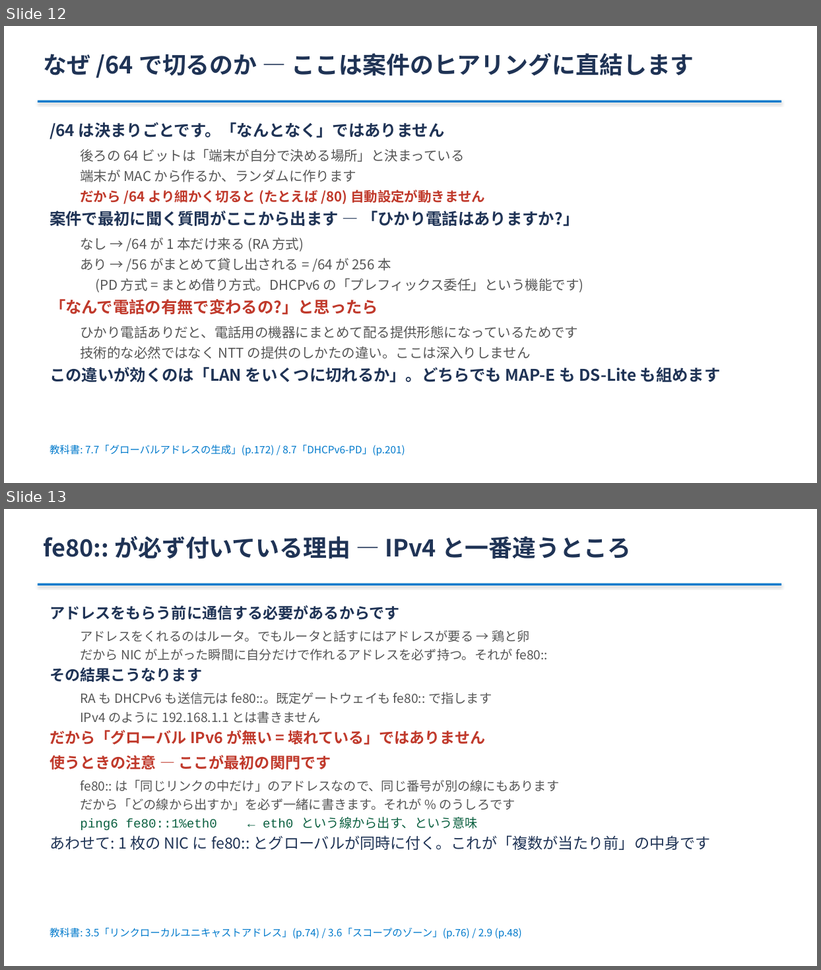
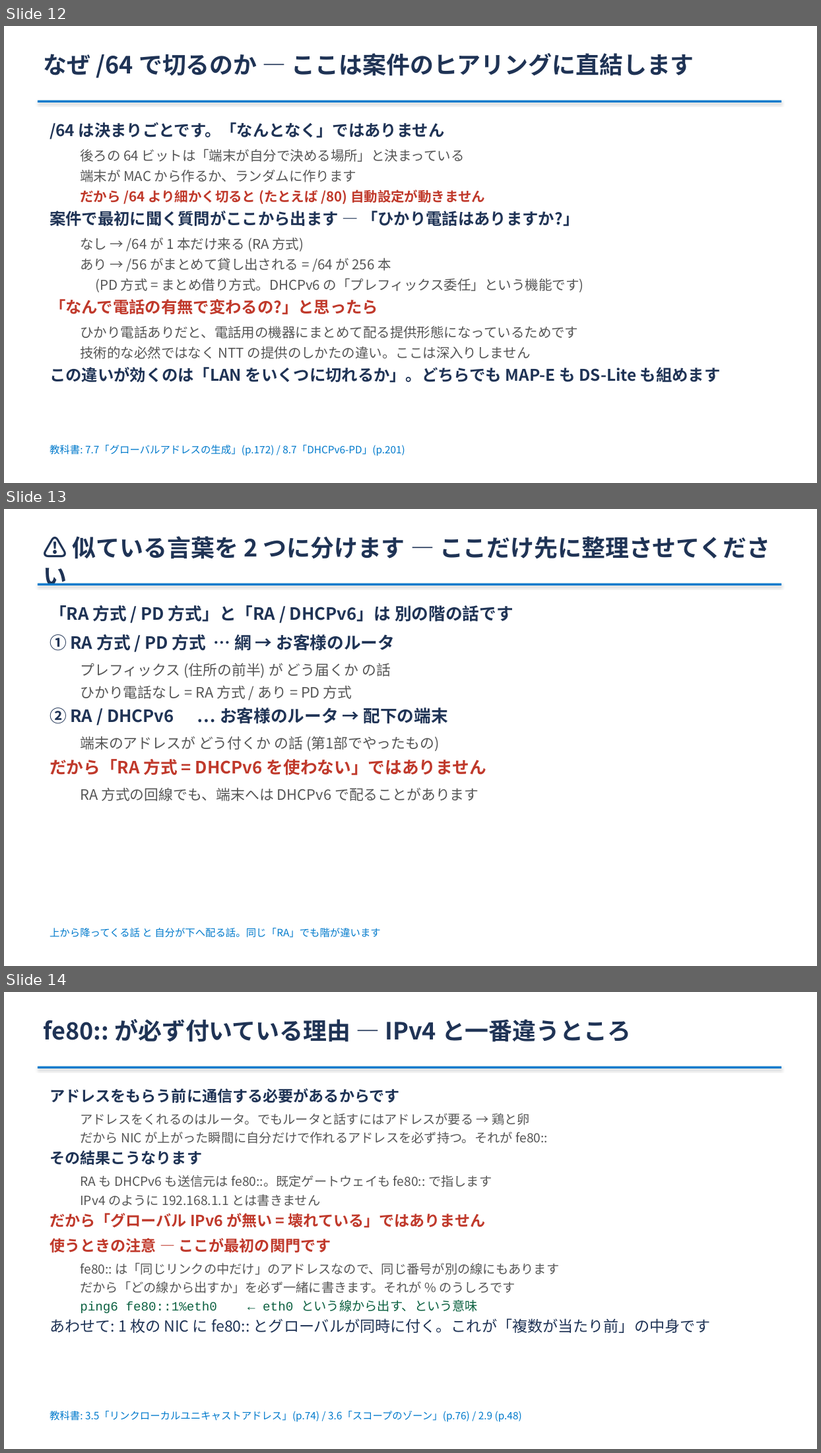
Before and after one commit to ginchankawaii/claude-code-book-template, a slide deck: docs/ipoe-lab/slides/setsumeikai.pptx. Shown one above the other, each under a label of ours: slides 12 and 13 before the commit, slides 12, 13 and 14 after it. The pictures are 821x970 and 821x1453 pixels, drawn with LibreOffice and Linux fonts; fonts in the diff are those of the drawing. Boxes give left, top, right and bottom in pixels: in the first picture for what was removed or moved away, otherwise in the second. Text is boxed around its words. In the diff, an @@ line names an element or a change of style, - is before the commit and + after.

```diff
--- a/docs/ipoe-lab/slides/setsumeikai.pptx
+++ b/docs/ipoe-lab/slides/setsumeikai.pptx
@@ slide 13 added at (x1=4, y1=509, x2=817, y2=966), background #FFFFFF @@
@@ text added at (x1=44, y1=536, x2=770, y2=586), 28 pt, text #1F3355, bold @@
+⚠ 似ている言葉を 2 つに分けます — ここだけ先に整理させてください
@@ rectangle added at (x1=38, y1=584, x2=781, y2=586), fill #007ACC @@
@@ text added at (x1=50, y1=605, x2=514, y2=801), 20 pt, text #555555, bold @@
+「RA 方式 / PD 方式」と「RA / DHCPv6」は 別の階の話です
+① RA 方式 / PD 方式 … 網 → お客様のルータ
+  プレフィックス (住所の前半) が どう届くか の話
+  ひかり電話なし = RA 方式 / あり = PD 方式
+② RA / DHCPv6 … お客様のルータ → 配下の端末
+  端末のアドレスが どう付くか の話 (第1部でやったもの)
+だから「RA 方式 = DHCPv6 を使わない」ではありません
+  RA 方式の回線でも、端末へは DHCPv6 で配ることがあります
@@ text added at (x1=50, y1=928, x2=381, y2=938), 12 pt, text #007ACC @@
+上から降ってくる話 と 自分が下へ配る話。同じ「RA」でも階が違います
@@ what was slide 13 is now slide 14 @@
```
Also in this commit, not shown: 3 slides changed, 1 other slide added, 2 other files.
